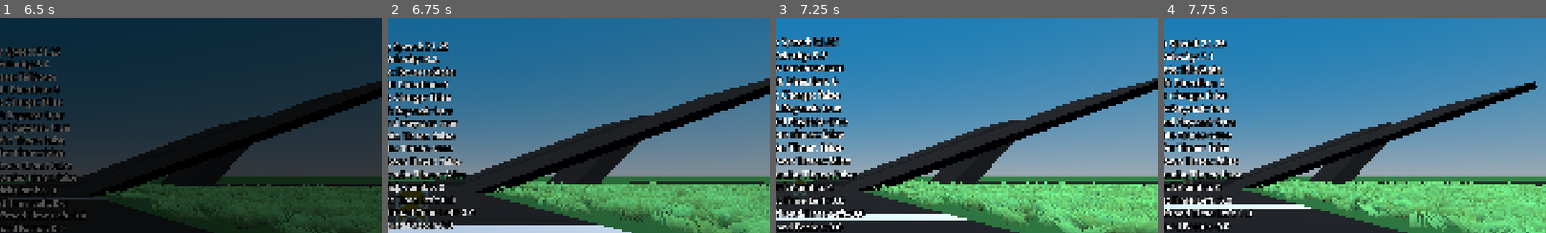
Above: before the commit, frames 1-4 (left to right).
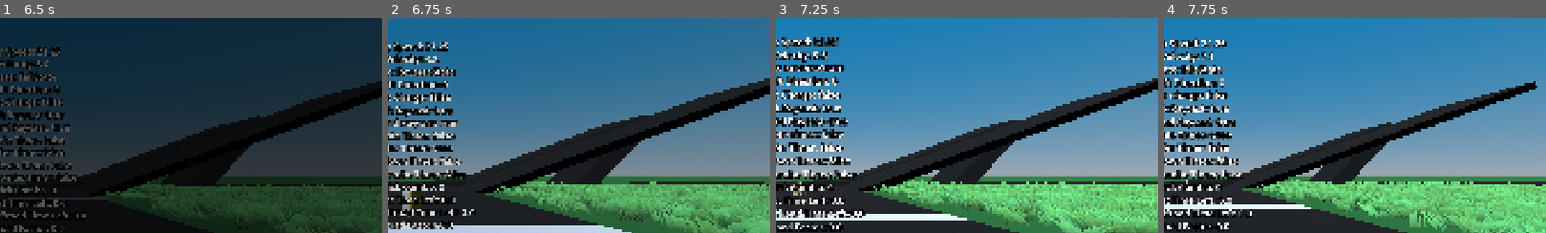
Above: after the commit, the same moments.

Repository: CISC-486-Game-Development-Project/cisc-486-game-development-project
Game: Godot game, scene res://Scenes/Menus/TitleScreen/title_screen.tscn
The game is run twice, just before and just after one commit, with the same random seed, the same clock (stepped at 60 frames per second) and the same inputs. The engine's default icon, where the game draws it, is replaced by a stand-in: a white triangle on a blue panel in a dark square. Sound files missing from this copy of the repository are replaced by a short silence.
Inputs (mouse positions are % of the whole screen's width and height, from its top left):
- Up to frame 1 (6.5 s): tap Enter (ui_accept) at 0.5, 0.77, 4.52 s; move the mouse to (72, 45) at 0.52 s; hold D (Right) 0.53-1.25 s; tap E (Item) at 0.6, 3.05, 4.55 s; click (72, 45) at 0.67 s; drag from (30, 55) to (45, 70) at 1.27 s; click "Singleplayer" at 2 s; move the mouse to (60, 28) at 2.77 s; hold D (Right) 2.78-3.5 s; tap Left (CameraLeft) at 2.85 s; drag from (45, 70) to (20, 35) at 3.52 s; move the mouse to (80, 65) at 4.27 s; hold A (Left) 4.28-5 s; tap Up (CameraUp) at 4.35 s; drag from (20, 35) to (35, 25) at 5.02 s; click (19, 58) at 5.75 s
- Up to frame 2 (6.75 s): move the mouse to (55, 50) at 6.52 s; hold S (Backward) from 6.53 s (still down); tap E (Item) at 6.6 s; click (55, 50) at 6.67 s
- Up to frame 3 (7.25 s): keep holding S (Backward)
- Up to frame 4 (7.75 s): release S (Backward) at 7.25 s; drag from (35, 25) to (30, 55) at 7.27 s
The pictures show only the part of the screen within x 47-97%, y 14-64%; the shares and areas given below are measured in that part.

Frame 1 is identical in both runs. In frame 2, 0.6% of the frame differs, in the area x 2-11%, y 78-97%; in frame 3, 0.1%; in frame 4, less than 0.1%.

Commit message:
Added Shell Item Functionality & Fixed Trick Anims + Hitbox System
Made an alignment handler so the functionality isn't locked to just karts, fixed trick anim bug of no anim playing, fixed hitbox system by removing hurtboxes and making everything hitboxes, and added "Shell" item that works like a green shell in mario kart, we'll change this to whatever we make our shell-like item later.

Diff:
--- a/Components/Hitbox/hitbox.gd
+++ b/Components/Hitbox/hitbox.gd
@@ -17,7 +17,7 @@
 		hit_log = _hit_log
 
 func _ready() -> void:
-	monitorable = false
+	#monitorable = false
 	area_entered.connect(_on_area_entered)
 
 	if hitbox_lifetime > 0.0:
@@ -33,7 +33,7 @@
 
 ## Called when this hitbox detects an area.
 func _on_area_entered(area: Area3D) -> void:
-	if not area is Hurtbox:
+	if not area is Hitbox:
 		return
 
 	# Hit logging to prevent duplicate hits from the same attack
@@ -44,5 +44,6 @@
 		else:
 			hit_log.log_hit(hurtbox_owner)
 
+	# Emit on_hit in both hitboxes
 	on_hit.emit(area)
-	area.recieve_hit(get_parent())
+	area.on_hit.emit(self)
--- a/Components/Hitbox/hurtbox.gd
+++ /dev/null
@@ -1,12 +0,0 @@
-## A hurtbox class for hit detection. Emits a signal when a hitbox collides with it.
-class_name Hurtbox
-extends Area3D
-
-signal on_hit(hitter) ## A signal used to broadcast when this hurtbox is hit.
-
-func _ready() -> void:
-	monitoring = false
-
-## Called from a hitbox when it hits this hurtbox.
-func recieve_hit(hitter: Node) -> void:
-	on_hit.emit(hitter)
--- a/Components/ItemHandler/item_handler.gd
+++ b/Components/ItemHandler/item_handler.gd
@@ -6,6 +6,7 @@
 
 # Export Vars
 @export var kart: Kart3D ## The kart this item handler is associated with.
+@export var spawn_distance: float = 5.0
 @export var debug_item: Item ## DEBUG: REMOVE LATER
 
 # Internal Vars
@@ -46,7 +47,7 @@
 	# Place in front of kart and set facing direction if item is to be thrown
 	if held_item is ThrowableItem:
 		new_item.rotation.y = kart.rotation.y
-		new_item.global_position = kart.global_position + -kart.global_basis.z * 2 + kart.global_basis.y
+		new_item.global_position = kart.global_position + -kart.global_basis.z * spawn_distance + kart.global_basis.y
 
 	# Remove held item
 	held_item = null
--- a/Components/StateMachine/States/air_trick_state.gd
+++ b/Components/StateMachine/States/air_trick_state.gd
@@ -45,6 +45,8 @@
 	AudioManager.create_sound(entity.trick_sfx[clampi(entity.trick_combo_level, 0, len(entity.trick_sfx) - 1)])
 
 	# Play random trick animation based on direction held
+	if entity.animation_player.current_animation:
+		entity.animation_player.stop() # Stop existing animation to prevent no animation playing
 	if entity.steer_request > 0.2: # Right Trick
 		entity.animation_player.play("trick_anim_right")
 	elif entity.steer_request < -0.2: # Left Trick
--- a/Components/StateMachine/States/trick_state.gd
+++ b/Components/StateMachine/States/trick_state.gd
@@ -53,7 +53,9 @@
 		entity.trick_combo_level += 1
 	AudioManager.create_sound(entity.trick_sfx[clampi(entity.trick_combo_level, 0, len(entity.trick_sfx) - 1)])
 
-	# Play random trick animation based on direction held
+	# Play random trick animation based on direction
+	if entity.animation_player.current_animation:
+		entity.animation_player.stop() # Stop existing animation to prevent no animation playing
 	if entity.steer_request > 0.2: # Right Trick
 		entity.animation_player.play("trick_anim_right_2")
 	elif entity.steer_request < -0.2: # Left Trick
--- /dev/null
+++ b/Entities/Items/shell.gd
@@ -0,0 +1,52 @@
+class_name Shell
+extends CharacterBody3D
+
+# Export Vars
+@export var model: ItemModel
+@export var speed: float = 20.0
+@export var max_velocity: float = 20.0
+@export var lifetime: float = 10.0
+@export var thrower_immunity_time: float = 1.0
+@export var max_bounces: int = 5
+
+# Onready Vars
+@onready var collision_shape_3d: CollisionShape3D = $CollisionShape3D
+@onready var life_timer: Timer = $LifeTimer
+@onready var movement_state_machine: StateMachine = $MovementStateMachine
+
+# Internal Vars
+var hitbox: Hitbox
+var bounces: int
+
+func _ready() -> void:
+	# Set up hitbox
+	hitbox = model.hitbox
+	hitbox.on_hit.connect(_on_hit)
+
+	# Start life timer and connect it to free on timeout
+	life_timer.timeout.connect(queue_free)
+	life_timer.start(lifetime)
+
+func _physics_process(_delta: float) -> void:
+	# Go forward at speed if on ground
+	if velocity.length() < (Vector3.FORWARD * max_velocity).length():
+		velocity += -global_basis.z * speed
+	model.rotate_y(PI/20)
+
+	var is_colliding = move_and_slide()
+
+	if is_colliding:
+		if is_on_wall():
+			var collision = get_last_slide_collision()
+
+			# Face toward normal of collision to bounce off
+			rotate_y(-global_basis.z.angle_to(collision.get_normal()))
+
+			# Add to bounces and free if too many bounces
+			bounces += 1
+			if bounces >= max_bounces:
+				queue_free()
+
+## Called when this object is hit.
+func _on_hit(_hitter_hitbox: Hitbox) -> void:
+	queue_free()
--- /dev/null
+++ b/Entities/Items/shell.tscn
@@ -0,0 +1,59 @@
+[gd_scene format=3 uid="uid://c5wm052o3f1dg"]
+
+[ext_resource type="Script" uid="uid://dmptb23tryr46" path="res://Entities/Items/shell.gd" id="1_cqlpn"]
+[ext_resource type="PackedScene" uid="uid://dny4f0rj2rv2i" path="res://Scenes/ItemModels/boost.tscn" id="2_rvysw"]
+[ext_resource type="Script" uid="uid://daex734a4hoq0" path="res://Entities/Kart3D/alignment_handler.gd" id="3_rvysw"]
+[ext_resource type="Script" uid="uid://t1pg06mo513h" path="res://Components/StateMachine/state_machine.gd" id="4_q84gw"]
+[ext_resource type="Script" uid="uid://b3yj5o2tso00m" path="res://Components/StateMachine/States/idle_state.gd" id="5_0upje"]
+[ext_resource type="Script" uid="uid://l1hrvfthq543" path="res://Components/StateMachine/state_transition.gd" id="6_kgetp"]
+[ext_resource type="Script" uid="uid://t3ju34iymdl0" path="res://Components/StateMachine/States/fall_state.gd" id="7_1eyft"]
+
+[sub_resource type="CylinderShape3D" id="CylinderShape3D_f4hxo"]
+height = 1.4
+radius = 0.2
+
+[node name="Shell" type="CharacterBody3D" unique_id=186559493 node_paths=PackedStringArray("model")]
+floor_max_angle = 1.2217305
+script = ExtResource("1_cqlpn")
+model = NodePath("Boost")
+
+[node name="Boost" parent="." unique_id=1086577294 instance=ExtResource("2_rvysw")]
+
+[node name="CollisionShape3D" type="CollisionShape3D" parent="." unique_id=1809339745]
+shape = SubResource("CylinderShape3D_f4hxo")
+
+[node name="GroundRayCast3D" type="RayCast3D" parent="." unique_id=473672541]
+
+[node name="LifeTimer" type="Timer" parent="." unique_id=128195417]
+
+[node name="AlignmentHandler" type="Node" parent="." unique_id=670871965 node_paths=PackedStringArray("body", "model", "ground_ray_cast_3d")]
+script = ExtResource("3_rvysw")
+body = NodePath("..")
+model = NodePath("../Boost")
+ground_ray_cast_3d = NodePath("../GroundRayCast3D")
+metadata/_custom_type_script = "uid://daex734a4hoq0"
+
+[node name="MovementStateMachine" type="Node" parent="." unique_id=509311749 node_paths=PackedStringArray("initial_state")]
+script = ExtResource("4_q84gw")
+initial_state = NodePath("FallState")
+metadata/_custom_type_script = "uid://t1pg06mo513h"
+
+[node name="IdleState" type="Node" parent="MovementStateMachine" unique_id=1693046627]
+script = ExtResource("5_0upje")
+metadata/_custom_type_script = "uid://b3yj5o2tso00m"
+
+[node name="ToFall" type="Node" parent="MovementStateMachine/IdleState" unique_id=418853503 node_paths=PackedStringArray("to_state")]
+script = ExtResource("6_kgetp")
+to_state = NodePath("../../FallState")
+advance_expression = "not entity.is_on_floor()"
+metadata/_custom_type_script = "uid://l1hrvfthq543"
+
+[node name="FallState" type="Node" parent="MovementStateMachine" unique_id=1865225339]
+script = ExtResource("7_1eyft")
+metadata/_custom_type_script = "uid://t3ju34iymdl0"
+
+[node name="ToIdle" type="Node" parent="MovementStateMachine/FallState" unique_id=1915820461 node_paths=PackedStringArray("to_state")]
+script = ExtResource("6_kgetp")
+to_state = NodePath("../../IdleState")
+advance_expression = "entity.is_on_floor()"
+metadata/_custom_type_script = "uid://l1hrvfthq543"
--- a/Entities/Items/test_item.gd
+++ /dev/null
@@ -1,26 +0,0 @@
-extends CharacterBody3D
-
-# Export Vars
-@export var model: ItemModel
-@export var speed: float = 20.0
-@export var lifetime: float = 10.0
-
-# Onready Vars
-@onready var collision_shape_3d: CollisionShape3D = $CollisionShape3D
-@onready var life_timer: Timer = $LifeTimer
-
-# Internal Vars
-var hitbox: Hitbox
-
-func _ready() -> void:
-	# Set up hitbox
-	hitbox = model.hitbox
-
-	# Start life timer and connect it to free on timeout
-	life_timer.timeout.connect(queue_free)
-	life_timer.start(lifetime)
-
-func _physics_process(_delta: float) -> void:
-	# Go forward at speed
-	velocity = -global_basis.z * speed
-	move_and_slide()
--- a/Entities/Items/test_item.tscn
+++ /dev/null
@@ -1,19 +0,0 @@
-[gd_scene format=3 uid="uid://c5wm052o3f1dg"]
-
-[ext_resource type="Script" uid="uid://dmptb23tryr46" path="res://Entities/Items/test_item.gd" id="1_u0dxw"]
-[ext_resource type="PackedScene" uid="uid://dny4f0rj2rv2i" path="res://Scenes/ItemModels/boost.tscn" id="2_f4hxo"]
-
-[sub_resource type="CylinderShape3D" id="CylinderShape3D_f4hxo"]
-height = 1.4
-radius = 0.2
-
-[node name="TestItem" type="CharacterBody3D" unique_id=186559493 node_paths=PackedStringArray("model")]
-script = ExtResource("1_u0dxw")
-model = NodePath("Boost")
-
-[node name="Boost" parent="." unique_id=1086577294 instance=ExtResource("2_f4hxo")]
-
-[node name="CollisionShape3D" type="CollisionShape3D" parent="." unique_id=1809339745]
-shape = SubResource("CylinderShape3D_f4hxo")
-
-[node name="LifeTimer" type="Timer" parent="." unique_id=128195417]
--- /dev/null
+++ b/Entities/Kart3D/alignment_handler.gd
@@ -0,0 +1,26 @@
+class_name AlignmentHandler
+extends Node
+
+@export var body: Node3D
+@export var model: Node3D
+@export var ground_ray_cast_3d: RayCast3D
+
+func _physics_process(delta: float) -> void:
+	_align_to_ground(delta)
+
+## Called every physics frame to align the model with the angle of the ground.
+func _align_to_ground(delta: float) -> void:
+	if body.is_on_floor():
+		var n = ground_ray_cast_3d.get_collision_normal()
+		var xform = _align_with_y(model.global_transform, n)
+		model.global_transform = model.global_transform.interpolate_with(xform, 12 * delta)
+		ground_ray_cast_3d.target_position = -n
+	else:
+		ground_ray_cast_3d.target_position = Vector3.DOWN
+
+## Helper function for aligning a transform with the y of a normal vector.
+func _align_with_y(xform: Transform3D, new_y: Vector3) -> Transform3D:
+	xform.basis.y = new_y
+	xform.basis.x = -xform.basis.z.cross(new_y)
+	xform.basis = xform.basis.orthonormalized()
+	return xform
--- a/Entities/Kart3D/kart_3d.gd
+++ b/Entities/Kart3D/kart_3d.gd
@@ -57,7 +57,7 @@
 
 # Internal Vars
 var wheels: Array[Wheel] ## The array of Wheel objects attaced to this kart.
-var hurtbox: Hurtbox ## The hurtbox of this kart.
+var hitbox: Hitbox ## The hitbox of this kart.
 
 var steer_request: float ## Steering intensity request to be set by an input_manager.
 var pitch_request: float ## Pitch intensity request to be set by an input_manager. (Entirely aesthetic)
@@ -96,9 +96,9 @@
 		kart_model.position.y = kart.model_height / 2
 		collision_shape_3d.position.y = kart.model_height / 2
 		wheels = kart.wheels
-		hurtbox = kart.hurtbox
-		hurtbox.reparent(self)
-		hurtbox.on_hit.connect(hit)
+		hitbox = kart.hitbox
+		hitbox.reparent(self)
+		hitbox.on_hit.connect(hit)
 		collision_shape_3d.shape = kart.collision_shape_3d.shape
 
 		# Set kart's stats
@@ -124,12 +124,10 @@
 func _physics_process(delta: float) -> void:
 	## Step 1: Handle Input
 	input_handler.handle_input()
-
 	## Step 2: Handle Movement
 	if state_machine.current_state is not HitState:
 		_handle_driving(delta)
 		_handle_steering(delta)
-	_align_to_ground(delta)
 	move_and_slide()
 
 	# Update Debug Label
@@ -212,23 +210,6 @@
 		kart_model.rotation.y = lerp(kart_model.rotation.y, -drift_dir * PI/6, 0.1)
 	else:
 		kart_model.rotation.y = lerp(kart_model.rotation.y, 0.0, 0.1)
-
-## Called every physics frame to align the kart with the angle of the ground.
-func _align_to_ground(delta: float) -> void:
-	if is_on_floor():
-		var n = ground_ray_cast_3d.get_collision_normal()
-		var xform = _align_with_y(kart_model.global_transform, n)
-		kart_model.global_transform = kart_model.global_transform.interpolate_with(xform, 12 * delta)
-		ground_ray_cast_3d.target_position = -n
-	else:
-		ground_ray_cast_3d.target_position = Vector3.DOWN
-
-## Helper function for aligning a transform with the y of a normal vector.
-func _align_with_y(xform: Transform3D, new_y: Vector3) -> Transform3D:
-	xform.basis.y = new_y
-	xform.basis.x = -xform.basis.z.cross(new_y)
-	xform.basis = xform.basis.orthonormalized()
-	return xform
 
 ## Bounces off walls. Should be called when wall is hit.
 func _wall_bump() -> void:
@@ -294,21 +275,23 @@
 	boost_queue.append(boost)
 
 ## Called when the kart is hit. Sets is_hit variable in order to transition to the HitState.
-func hit(hitter: Node, velocity_reduction_factor: float = 0.4, vertical_velocity_impulse: float = 3.0) -> void:
+func hit(hitter_hitbox: Hitbox, velocity_reduction_factor: float = 0.4, vertical_velocity_impulse: float = 3.0) -> void:
+	var hitter = hitter_hitbox.get_parent()
+
 	# Boost panel hit logic
 	if hitter is BoostPanel:
 		queue_ground_boost(hitter.boost)
+		return
 
 	# Do nothing for trailed items
 	elif hitter == item_handler.trailed_item:
 		return
 
 	# Normal hit logic
-	else:
-		if not is_hit: # Apply velocity effects if just hit
-			velocity *= velocity_reduction_factor
-			velocity.y += vertical_velocity_impulse
-		is_hit = true
+	if not is_hit: # Apply velocity effects if just hit
+		velocity *= velocity_reduction_factor
+		velocity.y += vertical_velocity_impulse
+	is_hit = true
 
 #######################
 ## Getters & Setters ##
--- a/Entities/Kart3D/kart_3d.tscn
+++ b/Entities/Kart3D/kart_3d.tscn
@@ -4,7 +4,7 @@
 [ext_resource type="PackedScene" uid="uid://d06ii74wx6vgl" path="res://Scenes/KartModels/basic_kart.tscn" id="2_7apc5"]
 [ext_resource type="Resource" uid="uid://d2lgutyflh3o3" path="res://Resources/KartStats/default_kart.tres" id="2_q7q2k"]
 [ext_resource type="AudioStream" uid="uid://dwxcjulimx2bp" path="res://Assets/Audio/SFX/Trick/TrickSFX - Track 1.wav" id="3_7apc5"]
-[ext_resource type="Resource" uid="uid://22igdfdt2thb" path="res://Resources/Items/test_throwable.tres" id="3_0767e"]
+[ext_resource type="Resource" uid="uid://22igdfdt2thb" path="res://Resources/Items/shell.tres" id="3_0767e"]
 [ext_resource type="Script" uid="uid://t1pg06mo513h" path="res://Components/StateMachine/state_machine.gd" id="4_mehc1"]
 [ext_resource type="AudioStream" uid="uid://bsf1fcpxg2myp" path="res://Assets/Audio/SFX/Trick/TrickSFX - Track 2.wav" id="4_q7q2k"]
 [ext_resource type="AudioStream" uid="uid://p3qsv3x7sco2" path="res://Assets/Audio/SFX/Trick/TrickSFX - Track 3.wav" id="5_3khwq"]
@@ -20,6 +20,7 @@
 [ext_resource type="Script" uid="uid://bbrw2uverowic" path="res://Components/StateMachine/States/hop_state.gd" id="10_4muo4"]
 [ext_resource type="Script" uid="uid://b2lqg5xhq7se0" path="res://Components/StateMachine/States/drift_state.gd" id="11_y2xwn"]
 [ext_resource type="Script" uid="uid://bmua4qbuf0vev" path="res://Components/StateMachine/States/trick_state.gd" id="12_kwn18"]
+[ext_resource type="Script" uid="uid://daex734a4hoq0" path="res://Entities/Kart3D/alignment_handler.gd" id="13_mehc1"]
 [ext_resource type="Script" uid="uid://cwmiqdt31xlsm" path="res://Components/StateMachine/States/air_trick_state.gd" id="19_7apc5"]
 [ext_resource type="Script" uid="uid://b3ataw1etlka7" path="res://Components/StateMachine/States/hit_state.gd" id="21_1byyu"]
 [ext_resource type="Script" uid="uid://dlqoia1hk0gw8" path="res://Components/GrassDisplacer/grass_displacer.gd" id="21_q7q2k"]
@@ -340,6 +341,13 @@
 script = ExtResource("21_q7q2k")
 metadata/_custom_type_script = "uid://dlqoia1hk0gw8"
 
+[node name="AlignmentHandler2" type="Node" parent="." unique_id=1629223168 node_paths=PackedStringArray("body", "model", "ground_ray_cast_3d")]
+script = ExtResource("13_mehc1")
+body = NodePath("..")
+model = NodePath("../KartModel")
+ground_ray_cast_3d = NodePath("../GroundRayCast3D")
+metadata/_custom_type_script = "uid://daex734a4hoq0"
+
 [node name="MovementStateMachine" type="Node" parent="." unique_id=547351009 node_paths=PackedStringArray("initial_state")]
 script = ExtResource("4_mehc1")
 initial_state = NodePath("IdleState")
--- /dev/null
+++ b/Resources/Items/shell.tres
@@ -0,0 +1,14 @@
+[gd_resource type="Resource" script_class="ThrowableItem" format=3 uid="uid://22igdfdt2thb"]
+
+[ext_resource type="PackedScene" uid="uid://c5wm052o3f1dg" path="res://Entities/Items/shell.tscn" id="1_qwkww"]
+[ext_resource type="PackedScene" uid="uid://dny4f0rj2rv2i" path="res://Scenes/ItemModels/boost.tscn" id="2_nor1d"]
+[ext_resource type="Script" uid="uid://3850ohww3gvc" path="res://Resources/Items/throwable_item.gd" id="3_senxa"]
+[ext_resource type="Texture2D" uid="uid://be457kbv51483" path="res://Assets/2D/Sprites/icon.svg" id="4_8efwr"]
+
+[resource]
+script = ExtResource("3_senxa")
+name = "Shell"
+texture = ExtResource("4_8efwr")
+model = ExtResource("2_nor1d")
+entity = ExtResource("1_qwkww")
+metadata/_custom_type_script = "uid://3850ohww3gvc"
--- a/Resources/Items/test_throwable.tres
+++ /dev/null
@@ -1,14 +0,0 @@
-[gd_resource type="Resource" script_class="ThrowableItem" format=3 uid="uid://22igdfdt2thb"]
-
-[ext_resource type="PackedScene" uid="uid://c5wm052o3f1dg" path="res://Entities/Items/test_item.tscn" id="1_6qah5"]
-[ext_resource type="PackedScene" uid="uid://dny4f0rj2rv2i" path="res://Scenes/ItemModels/boost.tscn" id="1_o38sl"]
-[ext_resource type="Script" uid="uid://3850ohww3gvc" path="res://Resources/Items/throwable_item.gd" id="1_xvnid"]
-[ext_resource type="Texture2D" uid="uid://be457kbv51483" path="res://Assets/2D/Sprites/icon.svg" id="3_6qah5"]
-
-[resource]
-script = ExtResource("1_xvnid")
-name = "Test"
-texture = ExtResource("3_6qah5")
-model = ExtResource("1_o38sl")
-entity = ExtResource("1_6qah5")
-metadata/_custom_type_script = "uid://3850ohww3gvc"
--- a/Resources/Items/throwable_item.gd
+++ b/Resources/Items/throwable_item.gd
@@ -1,11 +1,3 @@
 ## A data class for storing behaviour for throwable items.
 class_name ThrowableItem
 extends Item
-
-enum WallBehaviour { BOUNCE, DESTROY, SLIDE }
-
-@export var wall_behaviour: WallBehaviour ## Determines what happens when this item hits a wall
-@export var damages_karts: bool ## Determines whether this item causes karts to spin out when it hits them.
-@export var destroy_on_kart_hit: bool ## Determines if this item is destroyed when it hits a kart.
-@export var throw_speed: float ## The speed this item travels at when thrown. Ignored if is_static is true.
-@export var is_static: bool ## If true, this item will not move after thrown.
--- a/Scenes/ItemModels/boost.tscn
+++ b/Scenes/ItemModels/boost.tscn
@@ -76,7 +76,7 @@
 shadow_mesh = SubResource("ArrayMesh_1kq3t")
 
 [sub_resource type="CylinderShape3D" id="CylinderShape3D_f4hxo"]
-height = 1.3
+height = 1.5
 radius = 0.575
 
 [node name="Boost" type="Node3D" unique_id=1086577294 node_paths=PackedStringArray("hitbox", "collision_shape_3d")]
--- a/Scenes/KartModels/basic_kart.tscn
+++ b/Scenes/KartModels/basic_kart.tscn
@@ -3,17 +3,17 @@
 [ext_resource type="Script" uid="uid://t6a574qi7en4" path="res://Scenes/KartModels/kart_model.gd" id="1_6cl8y"]
 [ext_resource type="PackedScene" uid="uid://ceoygxwx1ngye" path="res://Assets/3D/Models/Vehicles/BasicCar/SM_Basic_Car_Body.fbx" id="1_ahyi0"]
 [ext_resource type="PackedScene" uid="uid://dtcyal4perrkp" path="res://Components/Wheel/wheel.tscn" id="3_8hucp"]
-[ext_resource type="Script" uid="uid://bjgot7okketbh" path="res://Components/Hitbox/hurtbox.gd" id="5_hqag7"]
+[ext_resource type="Script" uid="uid://bcubef2xy50jd" path="res://Components/Hitbox/hitbox.gd" id="4_8hucp"]
 
 [sub_resource type="BoxShape3D" id="BoxShape3D_3bsr3"]
 size = Vector3(1, 0.65, 2.25)
 
-[node name="BasicKart" type="Node3D" unique_id=142078105 node_paths=PackedStringArray("body", "wheels", "hurtbox", "collision_shape_3d")]
+[node name="BasicKart" type="Node3D" unique_id=142078105 node_paths=PackedStringArray("body", "wheels", "hitbox", "collision_shape_3d")]
 script = ExtResource("1_6cl8y")
 body = NodePath("BasicCarBody")
 wheels = [NodePath("BackWheelR"), NodePath("BackWheelL"), NodePath("FrontWheelR"), NodePath("FrontWheelL")]
-hurtbox = NodePath("Hurtbox")
-collision_shape_3d = NodePath("Hurtbox/CollisionShape3D")
+hitbox = NodePath("Hitbox")
+collision_shape_3d = NodePath("Hitbox/CollisionShape3D")
 model_height = 0.65
 
 [node name="BasicCarBody" parent="." unique_id=1890857387 instance=ExtResource("1_ahyi0")]
@@ -33,9 +33,9 @@
 transform = Transform3D(-2.1855694e-08, 0, 0.5, 0, 0.5, 0, -0.5, 0, -2.1855694e-08, -0.43, -0.1, -0.7315327)
 steering_enabled = true
 
-[node name="Hurtbox" type="Area3D" parent="." unique_id=606813685]
-script = ExtResource("5_hqag7")
-metadata/_custom_type_script = "uid://bjgot7okketbh"
+[node name="Hitbox" type="Area3D" parent="." unique_id=1060477402]
+script = ExtResource("4_8hucp")
+metadata/_custom_type_script = "uid://bcubef2xy50jd"
 
-[node name="CollisionShape3D" type="CollisionShape3D" parent="Hurtbox" unique_id=1460621626]
+[node name="CollisionShape3D" type="CollisionShape3D" parent="Hitbox" unique_id=1460621626]
 shape = SubResource("BoxShape3D_3bsr3")
--- a/Scenes/KartModels/kart_model.gd
+++ b/Scenes/KartModels/kart_model.gd
@@ -4,6 +4,6 @@
 
 @export var body: Node3D ## The body of the kart model.
 @export var wheels: Array[Wheel] ## An array of all wheels in the kart model.
-@export var hurtbox: Hurtbox ## The hurtbox of the kart model used for hit detection.
+@export var hitbox: Hitbox ## The hitbox of the kart model used for hit detection.
 @export var collision_shape_3d: CollisionShape3D ## The shape of the model used for collisions.
 @export var model_height: float ## Defines the height of this model.
--- a/Scenes/KartModels/pawn.tscn
+++ b/Scenes/KartModels/pawn.tscn
@@ -2,25 +2,25 @@
 
 [ext_resource type="Script" uid="uid://t6a574qi7en4" path="res://Scenes/KartModels/kart_model.gd" id="1_dbw00"]
 [ext_resource type="PackedScene" uid="uid://b81oy5b65chmf" path="res://Assets/3D/Models/Vehicles/Pawn/SM_Pawn.fbx" id="2_kbcvn"]
-[ext_resource type="Script" uid="uid://bjgot7okketbh" path="res://Components/Hitbox/hurtbox.gd" id="3_kbcvn"]
+[ext_resource type="Script" uid="uid://bcubef2xy50jd" path="res://Components/Hitbox/hitbox.gd" id="3_kbcvn"]
 
 [sub_resource type="CylinderShape3D" id="CylinderShape3D_y5b2d"]
 height = 1.5
 
-[node name="Pawn" type="Node3D" unique_id=2109640715 node_paths=PackedStringArray("body", "hurtbox", "collision_shape_3d")]
+[node name="Pawn" type="Node3D" unique_id=2109640715 node_paths=PackedStringArray("body", "hitbox", "collision_shape_3d")]
 script = ExtResource("1_dbw00")
 body = NodePath("PawnBody")
-hurtbox = NodePath("Hurtbox")
-collision_shape_3d = NodePath("Hurtbox/CollisionShape3D")
+hitbox = NodePath("Hitbox")
+collision_shape_3d = NodePath("Hitbox/CollisionShape3D")
 model_height = 1.5
 metadata/_custom_type_script = "uid://t6a574qi7en4"
 
 [node name="PawnBody" parent="." unique_id=323876086 instance=ExtResource("2_kbcvn")]
 transform = Transform3D(0.5, 0, 0, 0, 0.5, 0, 0, 0, 0.5, 0, 0.3, 0)
 
-[node name="Hurtbox" type="Area3D" parent="." unique_id=258126628]
+[node name="Hitbox" type="Area3D" parent="." unique_id=2130145760]
 script = ExtResource("3_kbcvn")
-metadata/_custom_type_script = "uid://bjgot7okketbh"
+metadata/_custom_type_script = "uid://bcubef2xy50jd"
 
-[node name="CollisionShape3D" type="CollisionShape3D" parent="Hurtbox" unique_id=841639604]
+[node name="CollisionShape3D" type="CollisionShape3D" parent="Hitbox" unique_id=841639604]
 shape = SubResource("CylinderShape3D_y5b2d")
Not shown, removed: Components/Hitbox/hurtbox.gd.uid
Renamed: Entities/Items/test_item.gd.uid -> Entities/Items/shell.gd.uid
Not shown, added: Entities/Kart3D/alignment_handler.gd.uid
